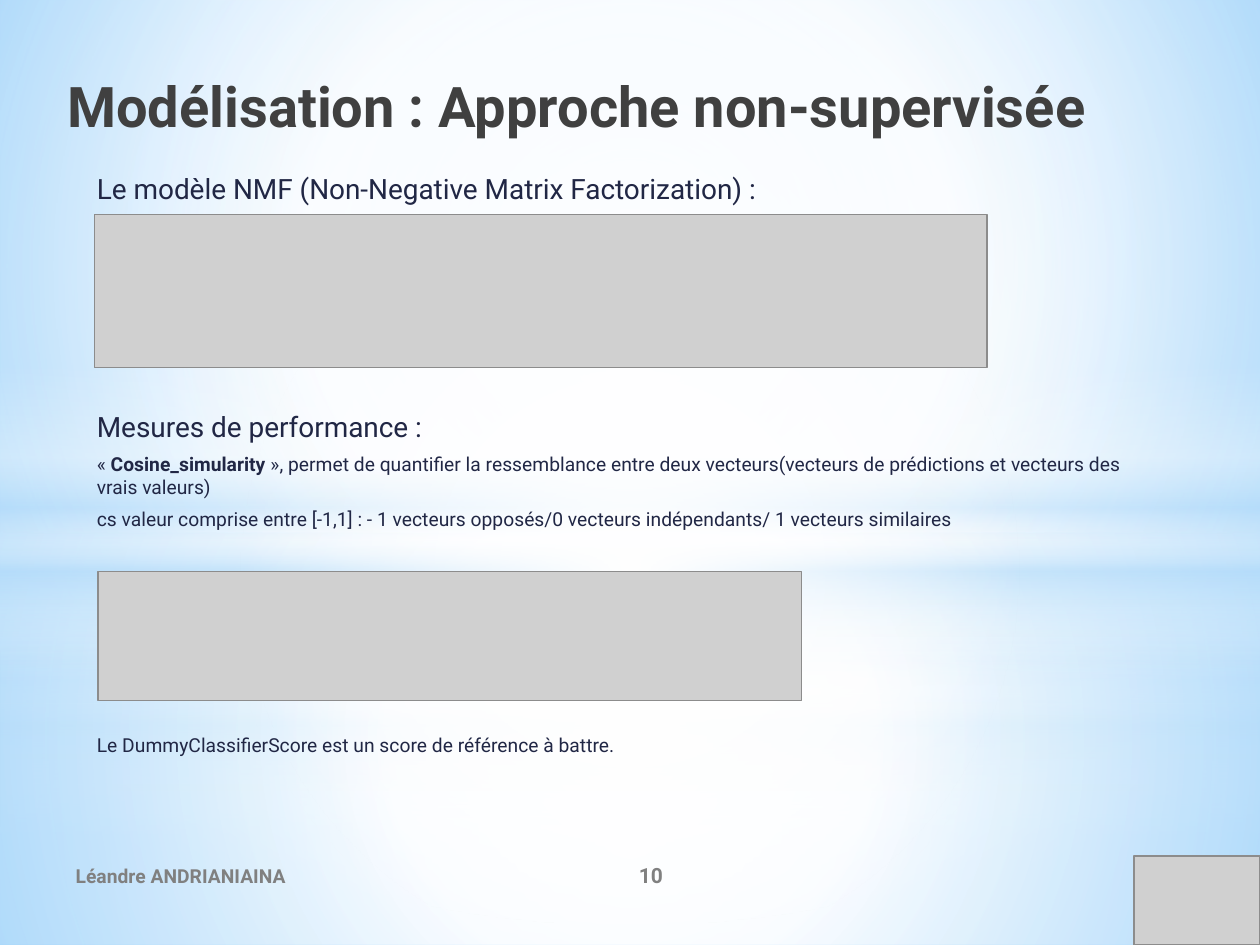
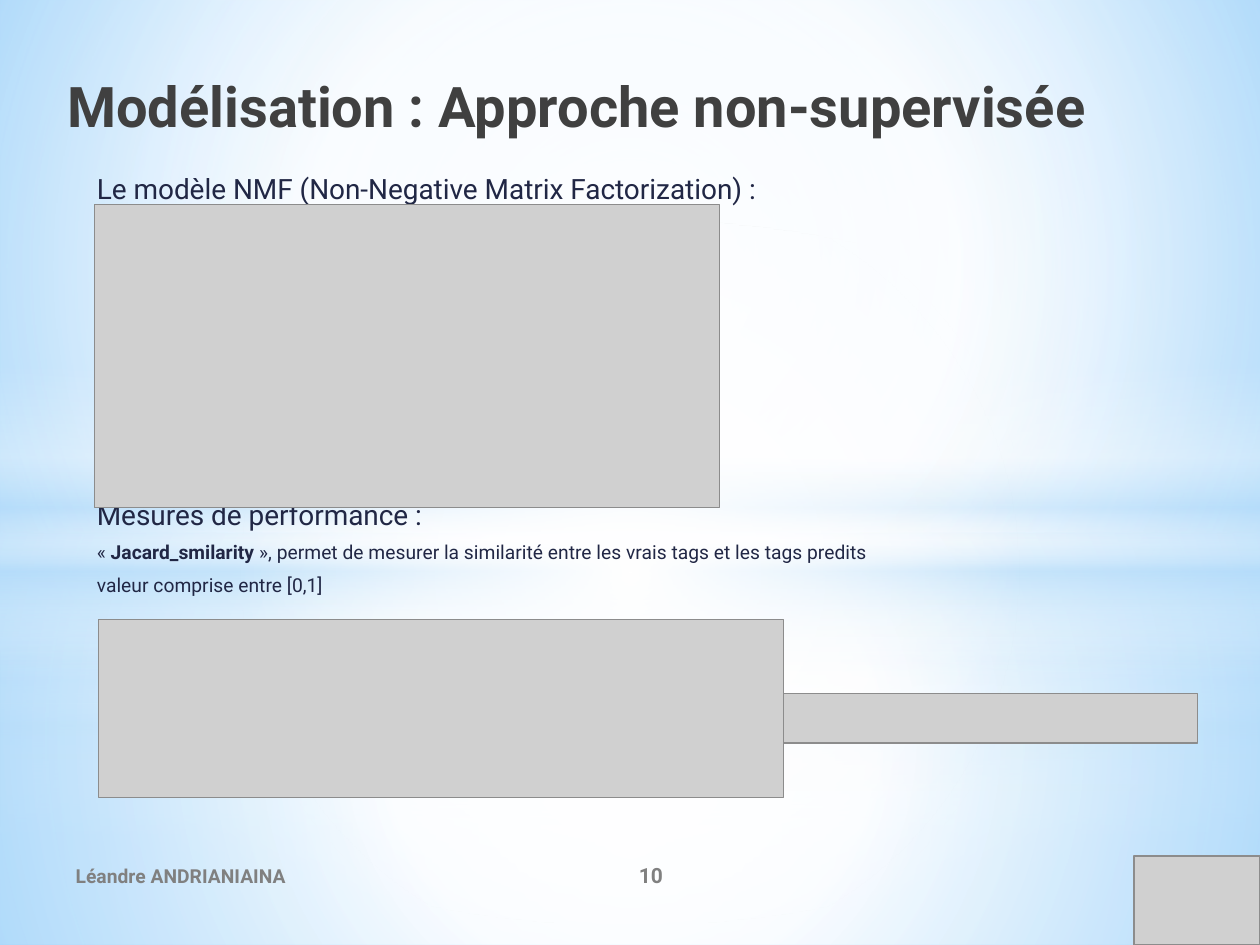
Before and after one commit to leandre12/suggestion-tag, a slide deck: slide 10 of documents/P5_Presentationprojet.pptx. Drawn at 1260x945 pixels with LibreOffice and Linux fonts; fonts in the diff are those of the drawing; grey boxes stand for pictures. Boxes give left, top, right and bottom in pixels: in the first picture for what was removed or moved away, otherwise in the second. Text is boxed around its words. In the diff, an @@ line names an element or a change of style, - is before the commit and + after.

```diff
--- a/documents/P5_Presentationprojet.pptx
+++ b/documents/P5_Presentationprojet.pptx
@@ picture added at box(94, 204, 719, 508) @@
@@ picture removed at box(94, 214, 988, 368) @@
@@ text at box(97, 544, 866, 596): text changed @@
-« Cosine_simularity », permet de quantifier la ressemblance entre deux vecteurs(vecteurs de prédictions et vecteurs des vrais valeurs)
-cs valeur comprise entre [-1,1] : - 1 vecteurs opposés/0 vecteurs indépendants/ 1 vecteurs similaires
-Le DummyClassifierScore est un score de référence à battre.
+« Jacard_smilarity », permet de mesurer la similarité entre les vrais tags et les tags predits
+valeur comprise entre [0,1]
@@ picture removed at box(98, 572, 801, 701) @@
@@ picture added at box(98, 620, 784, 798) @@
@@ picture added at box(784, 693, 1198, 742) @@
```
Also in this commit, not shown: 7 other slides changed, 21 other files.
